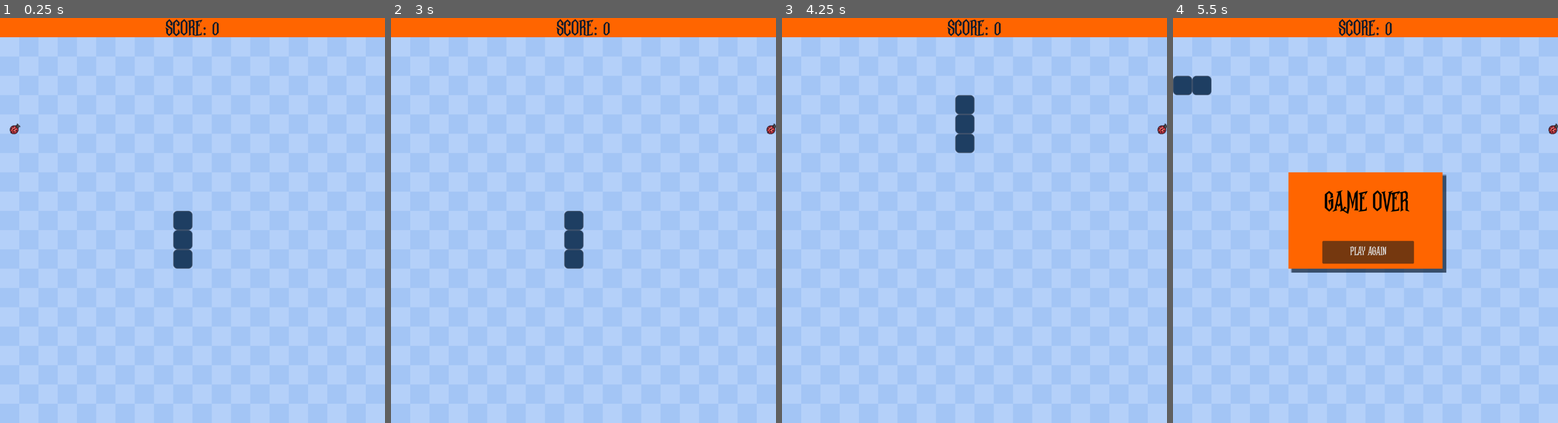
Above: before the commit, frames 1-4 (left to right).
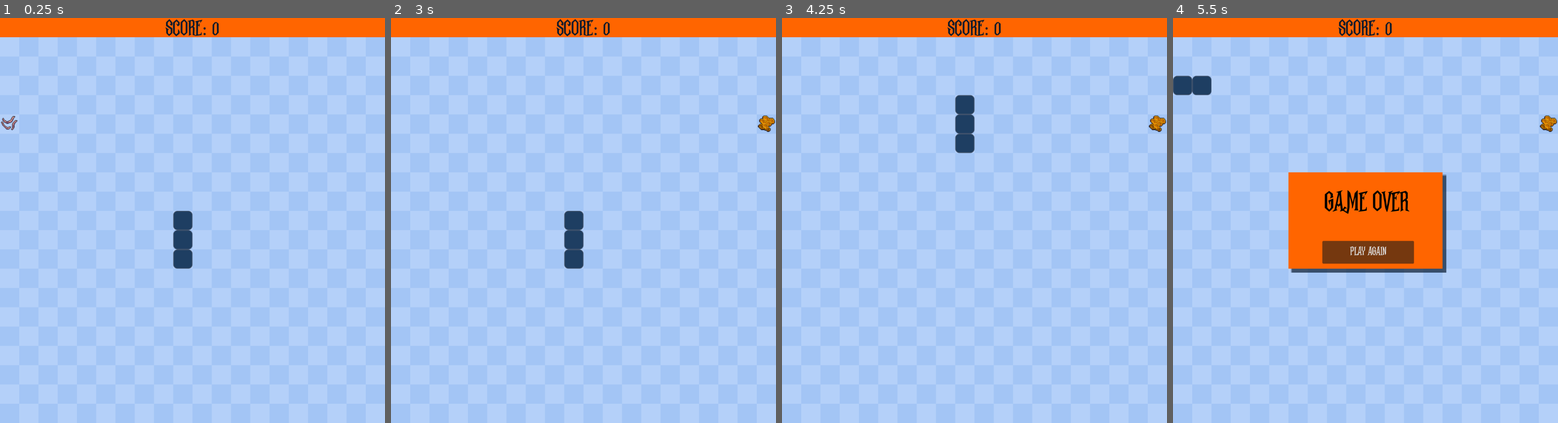
Above: after the commit, the same moments.

Repository: jardulino/snake
Game: Godot game, scene res://scenes/main.tscn
The game is run twice, just before and just after one commit, with the same random seed, the same clock (stepped at 60 frames per second) and the same inputs.
Inputs:
- Up to frame 1 (0.25 s): no input
- Up to frame 2 (3 s): tap Enter at 0.5 s; hold D (move_right) 0.53-1.28 s; hold S (move_down) 1.28-2.03 s; hold D (move_right) 2.03-2.75 s; click "PLAY AGAIN" at 2.75 s
- Up to frame 3 (4.25 s): tap Space at 3.5 s; hold W (move_up) from 3.53 s (still down)
- Up to frame 4 (5.5 s): release W (move_up) at 4.28 s; hold A (move_left) from 4.28 s (still down)

The runs differ from the first frame. In frame 1, 0.1% of the frame differs, in the area x 0-6%, y 24-29%; in frame 2, 0.2%, in the area x 95-100%, y 24-29%; in frame 3, 0.2%; in frame 4, 0.2%.

Commit message:
UPDATE: Add more food variety

Diff:
--- a/scenes/main.gd
+++ b/scenes/main.gd
@@ -35,6 +35,11 @@
 	new_game()
 
 func new_game():
+	$Food.hide()
+	$FoodBug.hide()
+	$FoodHoney.hide()
+	$FoodBee.hide()
+	$FoodWorms.hide()
 	get_tree().paused = false
 	get_tree().call_group("segments", "queue_free")
 	$GameOverMenu.hide()
@@ -125,12 +130,19 @@
 			if food_position == i:
 				regenerate_food = true
 
-	var random = randi_range(0, 1)
+	var random = randi_range(0, 4)
 	food = $Food
+	if random == 4:
+		food = $FoodWorms
+	if random == 3:
+		food = $FoodBee
+	if random == 2:
+		food = $FoodHoney
 	if random == 1:
 		food = $FoodBug
 	if random == 0:
 		food = $Food
+
 
 	food.position = (food_position * cell_size) + Vector2(0, cell_size)
 	food.show()
--- a/scenes/main.tscn
+++ b/scenes/main.tscn
@@ -22,22 +22,49 @@
 wait_time = 0.1
 
 [node name="Food" type="Sprite2D" parent="."]
-visible = false
-position = Vector2(0, 51)
+position = Vector2(-1, 202)
 texture = ExtResource("5_kr0u1")
 offset = Vector2(25, 25)
 
 [node name="FoodBug" type="Sprite2D" parent="."]
-position = Vector2(-13, -12)
-scale = Vector2(1.5, 1.5)
+position = Vector2(152, 201)
+scale = Vector2(2, 2)
 texture = ExtResource("6_50l8i")
-offset = Vector2(25, 25)
+offset = Vector2(12, 12)
 region_enabled = true
-region_rect = Rect2(64, 0, 32, 32)
+region_rect = Rect2(68, 4, 24, 24)
+
+[node name="FoodHoney" type="Sprite2D" parent="."]
+visibility_layer = 3
+position = Vector2(202, 201)
+scale = Vector2(1.571, 1.5)
+texture = ExtResource("6_50l8i")
+offset = Vector2(16, 16)
+region_enabled = true
+region_rect = Rect2(160, 0, 32, 32)
+region_filter_clip_enabled = true
 
 [node name="GameOverMenu" parent="." instance=ExtResource("6_572vi")]
 process_mode = 2
 z_index = 1
 
+[node name="FoodWorms" type="Sprite2D" parent="."]
+position = Vector2(101, 203)
+scale = Vector2(1.5, 1.5)
+texture = ExtResource("6_50l8i")
+offset = Vector2(16, 16)
+region_enabled = true
+region_rect = Rect2(0, 0, 32, 32)
+region_filter_clip_enabled = true
+
+[node name="FoodBee" type="Sprite2D" parent="."]
+position = Vector2(49, 202)
+scale = Vector2(1.5, 1.66071)
+texture = ExtResource("6_50l8i")
+offset = Vector2(17, 14)
+region_enabled = true
+region_rect = Rect2(32, 4, 32, 28)
+region_filter_clip_enabled = true
+
 [connection signal="timeout" from="MoveTimer" to="." method="_on_move_timer_timeout"]
 [connection signal="restart" from="GameOverMenu" to="." method="_on_game_over_menu_restart"]
